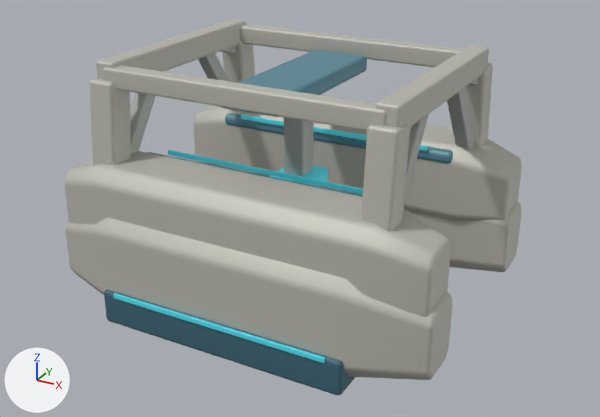
The glTF model space-battleship/assets/planets/facilities_v6/equipment.glb as it was, and as the next commit left it.
One viewpoint serves both versions: a camera (50 mm lens) standing at (2.37, -4.3, 2.5) and looking at (0.05, -0.07, 0.39). Every picture has the same lights, and +X, +Y and +Z are marked at lower left. The first picture is the older version. Where no turn or scale is listed for an object, it has been applied to the vertices. Vertices at exactly the same position are counted once.

The first picture shows 'Continuous dark lower course', 'Continuous manufacturing side girder', 'Continuous manufacturing side girder.001', 'Inclined portal load leg', 'Inclined portal load leg.002', 'Longitudinal portal tension beam', 'Longitudinal portal tension beam.001', 'Open portal overhead truss', 'Open portal overhead truss.001', 'Shared-ring pressure haunch', 'Shared-ring pressure haunch.001', 'Sliding bridge' and 14 more.
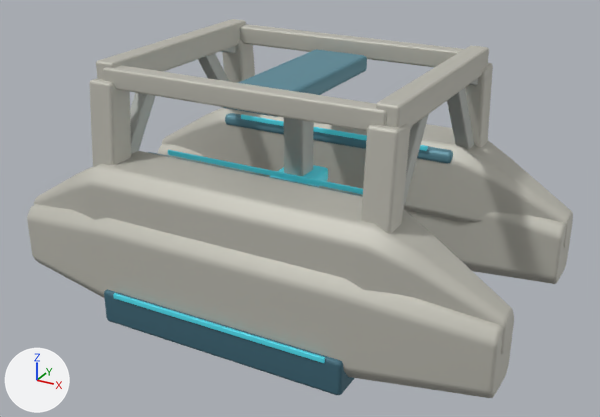
Where the change shows, as pixel boxes (x1, y1, x2, y2) in the pictures (600 x 417 px; the box of a moved part takes in the faces that stretch with it):
'Shared-ring pressure haunch', reshaped: before (65, 218, 452, 380); after (27, 204, 514, 398)
'Continuous manufacturing side girder', reshaped (24% wider, 22% taller): before (64, 151, 451, 317); after (34, 151, 513, 354)
'Continuous manufacturing side girder.001', reshaped (25% wider, 22% taller): before (193, 106, 522, 221); after (162, 108, 573, 248)
'Shared-ring pressure haunch.001', reshaped: before (192, 153, 521, 272); after (157, 144, 573, 284)
part 1 of me_continuous_manufacturing_side_girder, moved or reshaped: before (64, 160, 101, 224); after (34, 165, 99, 220)
part 2 of me_continuous_manufacturing_side_girder, moved or reshaped: before (363, 209, 451, 317); after (364, 209, 513, 354)
part 3 of me_continuous_manufacturing_side_girder_001, moved or reshaped: before (193, 106, 226, 167); after (162, 108, 226, 167)
part 4 of me_continuous_manufacturing_side_girder_001, moved or reshaped: before (452, 139, 522, 221); after (452, 141, 573, 248)
part 5 of me_shared_ring_pressure_haunch, moved or reshaped: before (65, 218, 108, 295); after (27, 204, 108, 298)
part 6 of me_shared_ring_pressure_haunch, moved or reshaped: before (339, 279, 452, 380); after (339, 279, 514, 398)
part 7 of me_shared_ring_pressure_haunch_001, moved or reshaped (mostly hidden before): before (192, 153, 207, 164); after (157, 144, 206, 163)
part 8 of me_shared_ring_pressure_haunch_001, moved or reshaped: before (438, 201, 521, 272); after (438, 212, 573, 284)

Diff of the bpy script that builds the scene:
```diff
--- a/space-battleship/assets/planets/facilities_v6/equipment.glb.py
+++ b/space-battleship/assets/planets/facilities_v6/equipment.glb.py
@@ me_continuous_manufacturing_side_girder @@
-me_continuous_manufacturing_side_girder.from_pydata(...)  # 160 vertices, 316 faces; spans x -1.2..1.2, y -0.92..-0.44, z 0.23..0.77
+me_continuous_manufacturing_side_girder.from_pydata(...)  # 208 vertices, 412 faces; spans x -1.57..1.57, y -0.92..-0.44, z 0.16..0.77
+# me_continuous_manufacturing_side_girder part 1: 26 vertices moved from x -1.2..-1.18, y -0.84..-0.52, z 0.26..0.67 to x -1.56..-1.12, y -0.85..-0.51, z 0.16..0.65; 30 vertices removed from x -1.2..-1.18, y -0.84..-0.52, z 0.26..0.67; 54 vertices added at x -1.57..-1.12, y -0.85..-0.51, z 0.16..0.65
+# me_continuous_manufacturing_side_girder part 2: 26 vertices moved from x 1.18..1.2, y -0.84..-0.52, z 0.26..0.67 to x 1.12..1.56, y -0.85..-0.51, z 0.16..0.65; 30 vertices removed from x 1.18..1.2, y -0.84..-0.52, z 0.26..0.67; 54 vertices added at x 1.12..1.57, y -0.85..-0.51, z 0.16..0.65
 me_continuous_manufacturing_side_girder.materials.append(mat_v6_armor)
@@ me_continuous_manufacturing_side_girder_001 @@
-me_continuous_manufacturing_side_girder_001.from_pydata(...)  # 160 vertices, 316 faces; spans x -1.2..1.2, y 0.44..0.92, z 0.23..0.77
+me_continuous_manufacturing_side_girder_001.from_pydata(...)  # 208 vertices, 412 faces; spans x -1.57..1.57, y 0.44..0.92, z 0.16..0.77
+# me_continuous_manufacturing_side_girder_001 part 3: 26 vertices moved from x -1.2..-1.18, y 0.52..0.84, z 0.26..0.67 to x -1.56..-1.12, y 0.51..0.85, z 0.16..0.65; 30 vertices removed from x -1.2..-1.18, y 0.52..0.84, z 0.26..0.67; 54 vertices added at x -1.57..-1.12, y 0.51..0.85, z 0.16..0.65
+# me_continuous_manufacturing_side_girder_001 part 4: 26 vertices moved from x 1.18..1.2, y 0.52..0.84, z 0.26..0.67 to x 1.12..1.56, y 0.51..0.85, z 0.16..0.65; 30 vertices removed from x 1.18..1.2, y 0.52..0.84, z 0.26..0.67; 54 vertices added at x 1.12..1.57, y 0.51..0.85, z 0.16..0.65
 me_continuous_manufacturing_side_girder_001.materials.append(mat_v6_armor)
@@ me_shared_ring_pressure_haunch @@
-me_shared_ring_pressure_haunch.from_pydata(...)  # 160 vertices, 316 faces; spans x -1.23..1.23, y -0.98..-0.48, z -0.13..0.51
+me_shared_ring_pressure_haunch.from_pydata(...)  # 160 vertices, 316 faces; spans x -1.56..1.56, y -0.98..-0.48, z -0.13..0.51
+# me_shared_ring_pressure_haunch part 5: all 56 vertices in x -1.23..-1.21, y -0.85..-0.52, z -0.07..0.36 are moved by (-0.33, 0.0, 0.0)
+# me_shared_ring_pressure_haunch part 6: all 56 vertices in x 1.21..1.23, y -0.85..-0.52, z -0.07..0.36 are moved by (0.33, 0.0, 0.0)
 me_shared_ring_pressure_haunch.materials.append(mat_v6_armor)
@@ me_shared_ring_pressure_haunch_001 @@
-me_shared_ring_pressure_haunch_001.from_pydata(...)  # 160 vertices, 316 faces; spans x -1.23..1.23, y 0.48..0.98, z -0.13..0.51
+me_shared_ring_pressure_haunch_001.from_pydata(...)  # 160 vertices, 316 faces; spans x -1.56..1.56, y 0.48..0.98, z -0.13..0.51
+# me_shared_ring_pressure_haunch_001 part 7: all 56 vertices in x -1.23..-1.21, y 0.52..0.85, z -0.07..0.36 are moved by (-0.33, 0.0, 0.0)
+# me_shared_ring_pressure_haunch_001 part 8: all 56 vertices in x 1.21..1.23, y 0.52..0.85, z -0.07..0.36 are moved by (0.33, 0.0, 0.0)
 me_shared_ring_pressure_haunch_001.materials.append(mat_v6_armor)
```
